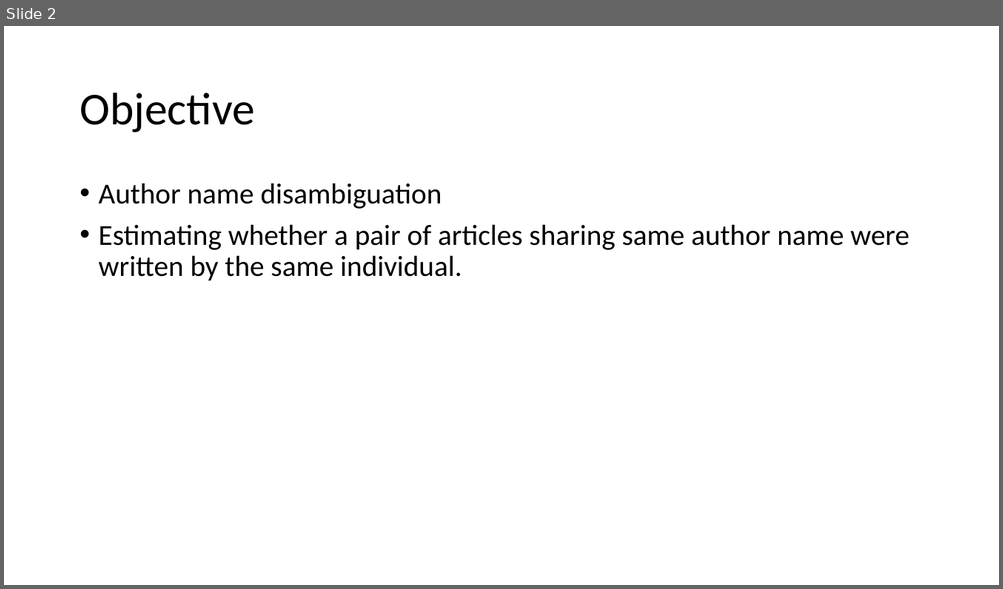
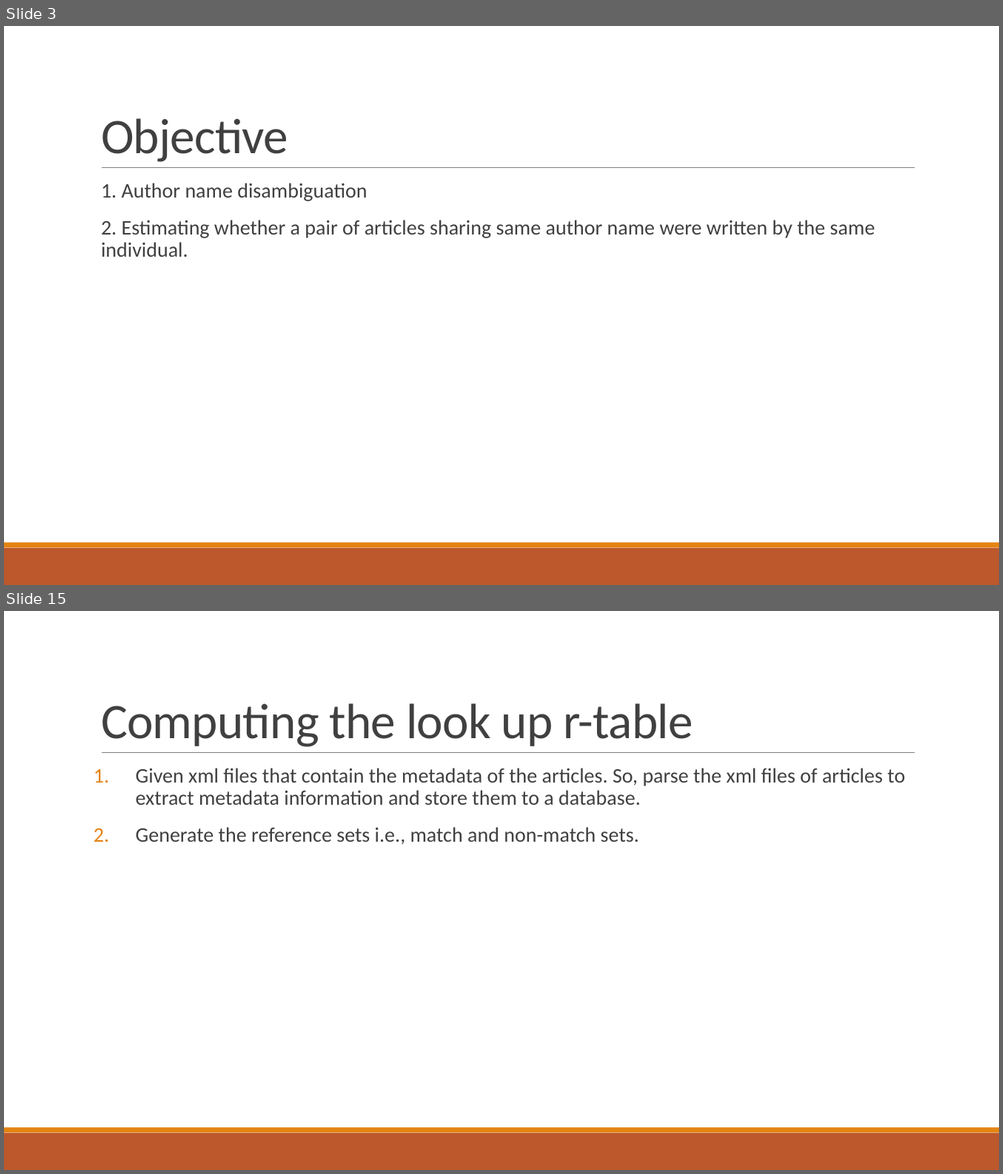
Before and after one commit to SternerLab/Authority, a slide deck: r_table/slides/Authority look up table.pptx. Shown one above the other, each under a label of ours: slide 2 before the commit, slides 3 and 15 after it; the slides between them are not shown. The pictures are 1003x589 and 1003x1174 pixels, drawn with LibreOffice and Linux fonts; fonts in the diff are those of the drawing. Boxes give left, top, right and bottom in pixels: in the first picture for what was removed or moved away, otherwise in the second. Text is boxed around its words. In the diff, an @@ line names an element or a change of style, - is before the commit and + after.

```diff
--- a/r_table/slides/Authority look up table.pptx
+++ b/r_table/slides/Authority look up table.pptx
@@ slide 15 added at bbox=[4, 611, 999, 1170], background #FFFFFF; not listed: 3 template elements that a slide beside it also shows @@
@@ title added at bbox=[101, 703, 693, 747], 48 pt, text #404040 @@
+Computing the look up r-table
@@ text added at bbox=[136, 768, 905, 845], 20 pt, text #404040 @@
+1. Given xml files that contain the metadata of the articles. So, parse the xml files of articles to extract metadata information and store them to a database.
+2. Generate the reference sets i.e., match and non-match sets.
@@ what was slide 2 is now slide 3 @@
@@ slide 3 changed as well @@
@@ title "Objective": place and size @@
-title "Objective" at bbox=[79, 93, 255, 133]
+title "Objective" at bbox=[101, 118, 288, 162]
@@ title "Objective" at bbox=[101, 118, 288, 162]: size 44 to 48 pt, text colour #000000 to #404040, letter spacing 0 to -0.5 pt; line spacing 0.9 to 0.85; vertical alignment middle to bottom @@
@@ line added from (102, 168) to (915, 168), #808080 0.5 pt @@
@@ text at bbox=[101, 183, 875, 257]: text changed; size 28 to 20 pt; text colour #000000 to #404040 @@
-• Author name disambiguation
-• Estimating whether a pair of articles sharing same author name were written by the same individual.
+  1. Author name disambiguation
+  2. Estimating whether a pair of articles sharing same author name were written by the same individual.
@@ rectangle added at bbox=[4, 548, 999, 585], fill #BD582C @@
@@ rectangle added at bbox=[4, 543, 999, 548], fill #E48312 @@
```
Also in this commit, not shown: 3 other slides changed, 15 other slides added, 5 slides removed.
